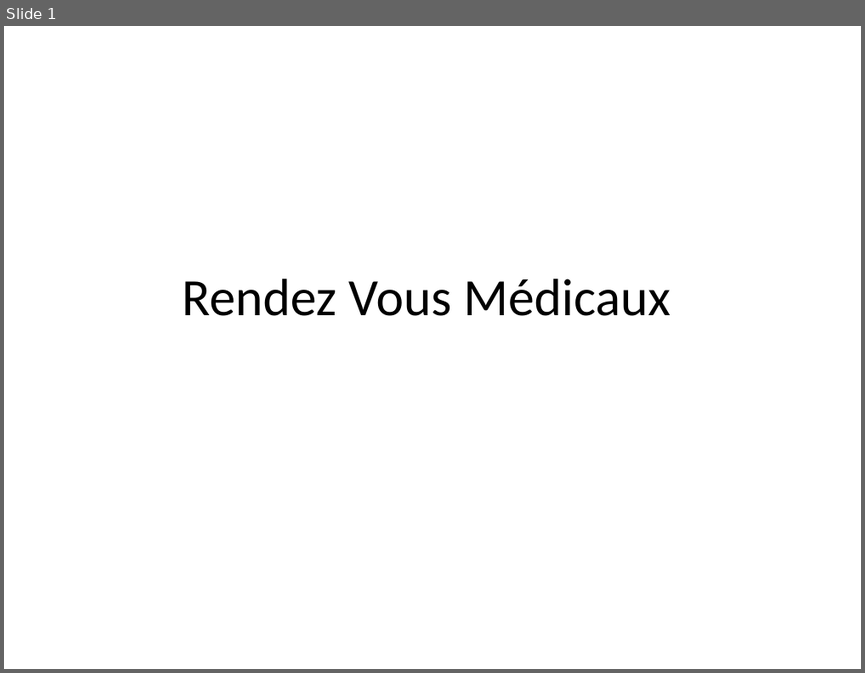
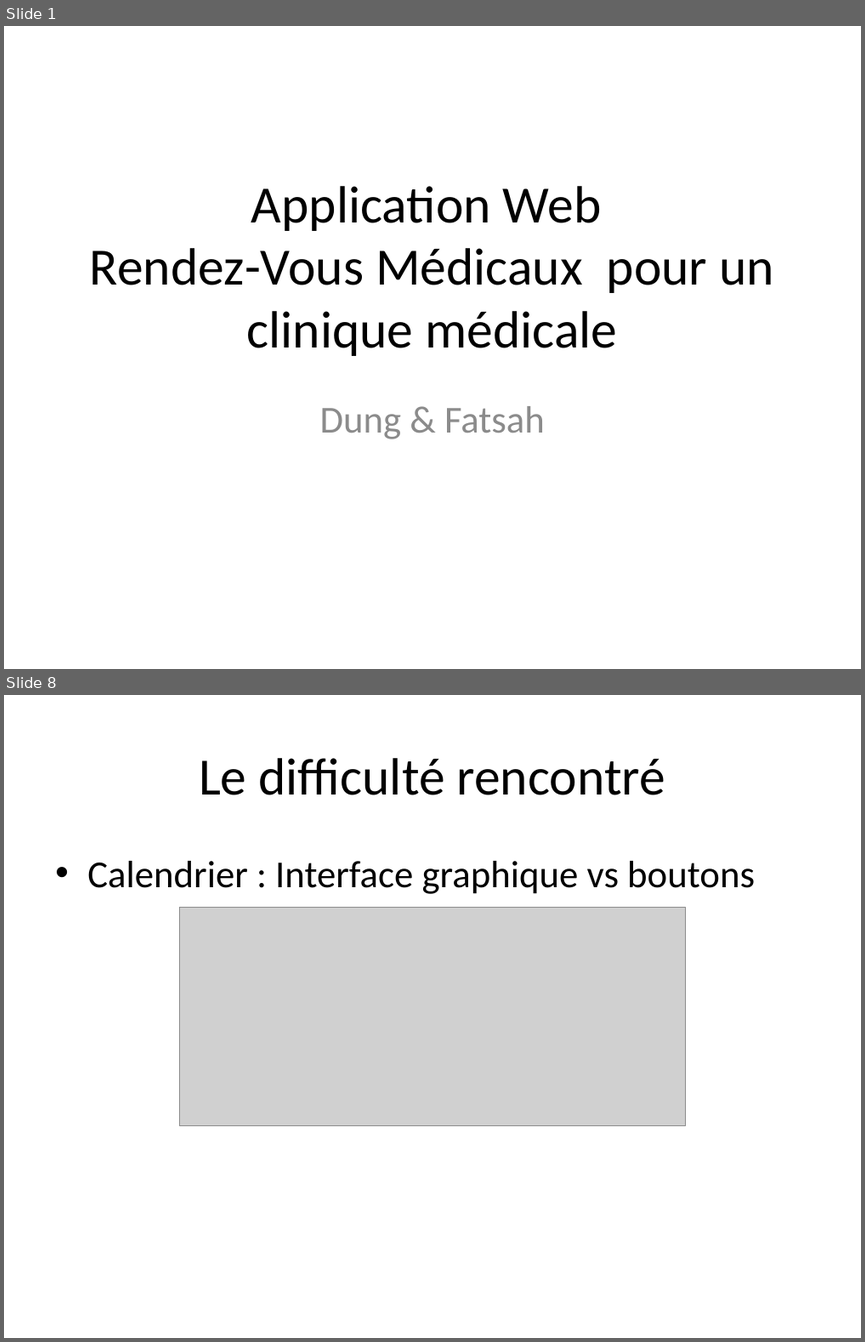
Before and after one commit to onlyad9/CBdeB_S5_PRJ_Demo, a slide deck: RendezVousMédicaux.pptx. Shown one above the other, each under a label of ours: slide 1 before the commit, slides 1 and 8 after it; the slides between them are not shown. The pictures are 865x673 and 865x1342 pixels, drawn with LibreOffice and Linux fonts; fonts in the diff are those of the drawing; grey boxes stand for pictures. Boxes give left, top, right and bottom in pixels: in the first picture for what was removed or moved away, otherwise in the second. Text is boxed around its words. In the diff, an @@ line names an element or a change of style, - is before the commit and + after.

```diff
--- a/RendezVousMédicaux.pptx
+++ b/RendezVousMédicaux.pptx
@@ slide 8 added at [4, 695, 861, 1338], background #FFFFFF @@
@@ title added at [199, 758, 665, 795], 44 pt, text #000000 @@
+  Le difficulté rencontré
@@ text added at [87, 861, 755, 894], 32 pt, text #000000 @@
+• Calendrier : Interface graphique vs boutons
@@ picture added at [180, 907, 685, 1126] @@
@@ slide 1 changed as well @@
@@ title at [90, 186, 774, 356]: text changed @@
-Rendez Vous Médicaux
+Application Web
+Rendez-Vous Médicaux pour un clinique médicale
@@ subtitle added at [320, 406, 545, 439], 32 pt, text #8C8C8C @@
+Dung & Fatsah
```
Also in this commit, not shown: 9 other slides added, 4 other files.
